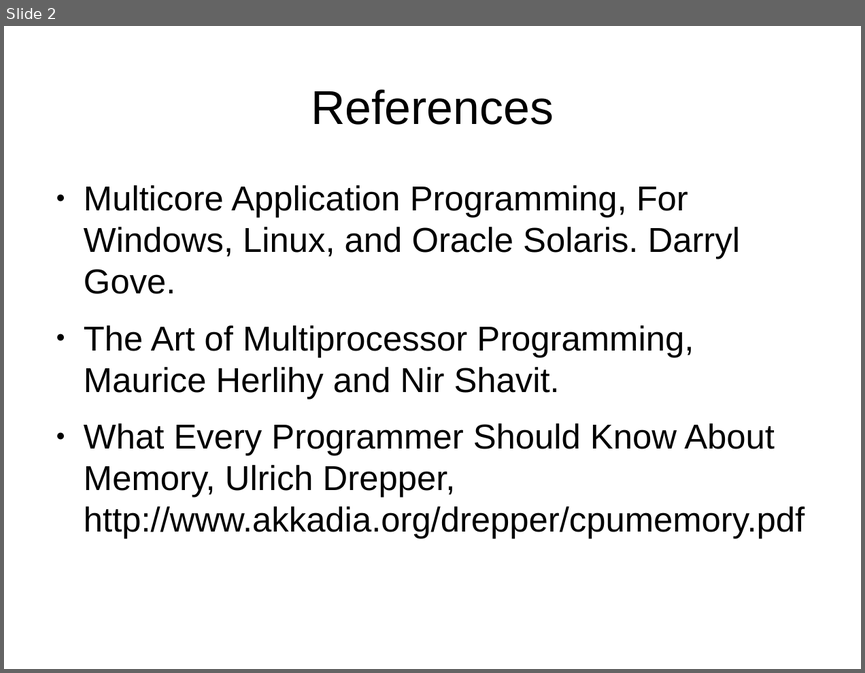
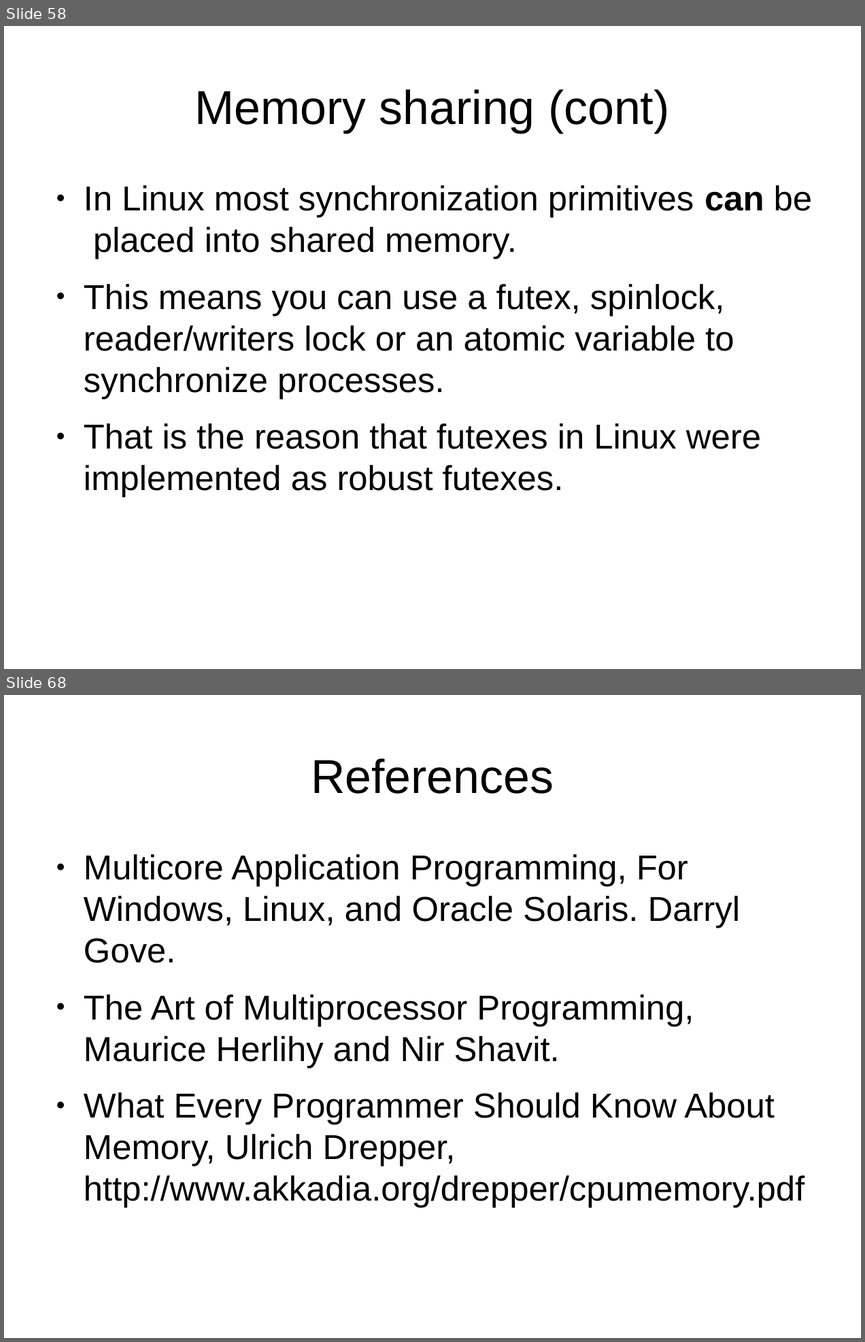
Before and after one commit to veltzer/demos-linux, a slide deck: multi_core/multicore.odp. Shown one above the other, each under a label of ours: slide 2 before the commit, slides 58 and 68 after it; the slides between them are not shown. The pictures are 865x673 and 865x1342 pixels, drawn with LibreOffice and Linux fonts; fonts in the diff are those of the drawing. Boxes give left, top, right and bottom in pixels: in the first picture for what was removed or moved away, otherwise in the second. Text is boxed around its words. In the diff, an @@ line names an element or a change of style, - is before the commit and + after.

```diff
--- a/multi_core/multicore.odp
+++ b/multi_core/multicore.odp
@@ slide 58 added at [4,26,861,669], background #FFFFFF @@
@@ title added at [194,89,669,133], 44 pt, text #000000 @@
+Memory sharing (cont)
@@ text added at [84,185,812,497], 32 pt, text #000000 @@
+● In Linux most synchronization primitives can be placed into shared memory.
+● This means you can use a futex, spinlock, reader/writers lock or an atomic variable to synchronize processes.
+● That is the reason that futexes in Linux were implemented as robust futexes.
@@ what was slide 2 is now slide 68 @@
```
Also in this commit, not shown: 65 other slides added, 1 slide removed, 1 other file.
